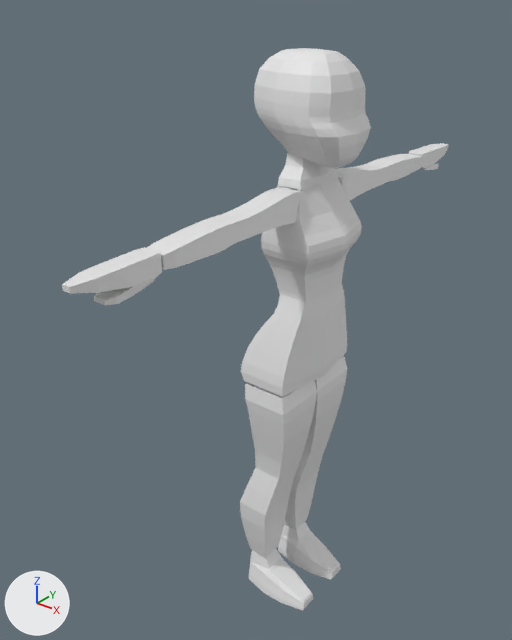
Before and after pictures for a commit that changed the Blender file Modelos/Cabeca.blend.
The view is the same before and after, from a 50 mm camera at (1.054, -1.556, 0.325) aimed at (-0.15, -0.051, -0.608). Arrows for +X, +Y and +Z are at lower left; the lights stay in place. The first picture is the older version.

Script lines for the objects in view, before the commit:
```python
me_cubo_006 = bpy.data.meshes.new('Cubo.006')
me_cubo_006.from_pydata(...)  # 24 vertices, 22 faces; spans x -2.92..3.18, y -3.7..3.7, z -3.28..0.64
me_cubo_006.materials.append(mat_materiais)  # white #e7e7e7
me_cubo_007 = bpy.data.meshes.new('Cubo.007')
me_cubo_007.from_pydata(...)  # 44 vertices, 42 faces; spans x -1.45..1.39, y -0.71..0.9, z -7.99..0.81
me_cubo_007.materials.append(mat_materiais)  # white #e7e7e7
me_cubo_009 = bpy.data.meshes.new('Cubo.009')
me_cubo_009.from_pydata(...)  # 36 vertices, 34 faces; spans x -0.83..0.83, y -0.92..5.38, z -1.43..0.6
me_cubo_009.materials.append(mat_materiais)  # white #e7e7e7
ob_mao_e = bpy.data.objects.new('Mao.E', me_cubo_009)
ob_mao_e.location = (0.0, -0.621, -0.217)
ob_mao_e.rotation_euler = (0.0, 0.0, 3.142)  # degrees (0, 0, 180)
ob_mao_e.scale = (0.0359, 0.0359, 0.0359)
ob_perna_e_001 = bpy.data.objects.new('Perna.E.001', me_cubo_007)
ob_perna_e_001.location = (-0.044, -0.077, -0.822)
ob_perna_e_001.rotation_euler = (0.0, 0.0, 3.142)  # degrees (0, 0, 180)
ob_perna_e_001.scale = (0.0632, 0.105, 0.0772)
ob_pescoço = bpy.data.objects.new('Pescoço', me_cubo_006)
ob_pescoço.location = (-0.019, 0.0, -0.106)
ob_pescoço.scale = (0.0162, 0.024, 0.0195)
# also in view: 'Braco.D' at (0.0, -0.34, -0.208); 'Perna.E' at (-0.042, 0.084, -1.099); 'Cabeca' at (-0.013, 0.0, 0.023); 'Torax' at (-0.013, 0.001, -0.467); 'Braco.E' at (0.0, 0.352, -0.212)
```
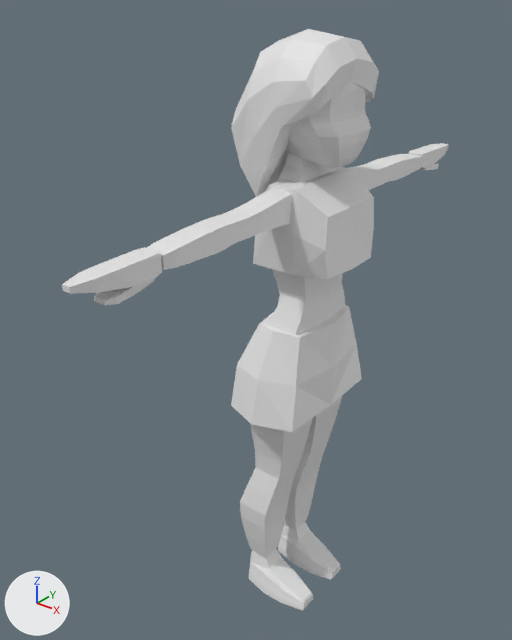
The change, as a diff of the scene's bpy script:
```diff
--- a/Modelos/Cabeca.blend.py
+++ b/Modelos/Cabeca.blend.py
@@ mat_saia @@
+mat_saia = principled_material('Saia')
+mat_saia.base_color = (0.8, 0.8, 0.8)  # white #e7e7e7
@@ mat_camisa @@
+mat_camisa = principled_material('Camisa')
+mat_camisa.base_color = (0.8, 0.8, 0.8)  # white #e7e7e7
@@ mat_cabelo @@
+mat_cabelo = principled_material('Cabelo')
+mat_cabelo.base_color = (0.8, 0.8, 0.8)  # white #e7e7e7
@@ me_cubo_013 @@
+me_cubo_013.from_pydata(...)  # 17 vertices, 12 faces; spans x -1.12..1.0, y -1.0..0.0, z -1.0..1.0
+me_cubo_013.materials.append(mat_saia)  # white #e7e7e7
@@ me_cubo_012 @@
+me_cubo_012.from_pydata(...)  # 34 vertices, 32 faces; spans x -0.84..1.08, y -1.0..1.0, z -1.0..1.0
+me_cubo_012.materials.append(mat_camisa)  # white #e7e7e7
@@ me_cubo_011 @@
+me_cubo_011.from_pydata(...)  # 73 vertices, 72 faces; spans x -3.59..1.96, y -2.89..2.89, z -6.96..0.99
+me_cubo_011.materials.append(mat_cabelo)  # white #e7e7e7
@@ ob_saia @@
+ob_saia = bpy.data.objects.new('Saia', me_cubo_013)
+ob_saia.location = (-0.03, 0.001, -0.703)
+ob_saia.scale = (0.132, 0.251, 0.146)
+_m = ob_saia.modifiers.new('Espelhar', 'MIRROR')
+_m.use_axis = (False, True, False)
+_m.use_clip = True
+_m = ob_saia.modifiers.new('Suavizar', 'SMOOTH')
@@ ob_camisa @@
+ob_camisa = bpy.data.objects.new('Camisa', me_cubo_012)
+ob_camisa.location = (0.002, 0.0, -0.269)
+ob_camisa.scale = (0.134, 0.147, 0.125)
+_m = ob_camisa.modifiers.new('Suavizar', 'SMOOTH')
@@ ob_cabelo1 @@
+ob_cabelo1 = bpy.data.objects.new('Cabelo1', me_cubo_011)
+ob_cabelo1.location = (0.015, -0.003, 0.155)
+ob_cabelo1.scale = (0.0528, 0.0528, 0.0528)
```

Pixel boxes (x1, y1, x2, y2) of what changed, in the pictures (512 x 640 px):
'Cabelo1', added: after (231, 29, 379, 197)
'Saia', added: after (231, 305, 362, 432)
'Camisa', added: after (253, 167, 374, 279)
'Torax', unchanged, covered by the edit: before (241, 177, 362, 397); after (264, 269, 345, 336)
